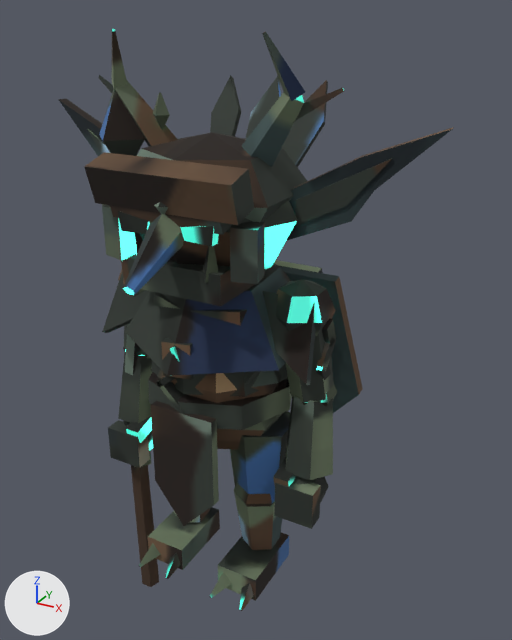
A saved change to the glTF model assets/models/goblin_shaman.glb.
The view is the same before and after, from a 50 mm lens placed at (0.742, -1.195, 1.236), pointed at (0.053, 0.058, 0.609). The axes (+X, +Y, +Z) are drawn at lower left. The lights are the same throughout. The picture after the commit comes second. Vertices at exactly the same position are counted once.

The first picture shows 'GoblinShamanMesh'.
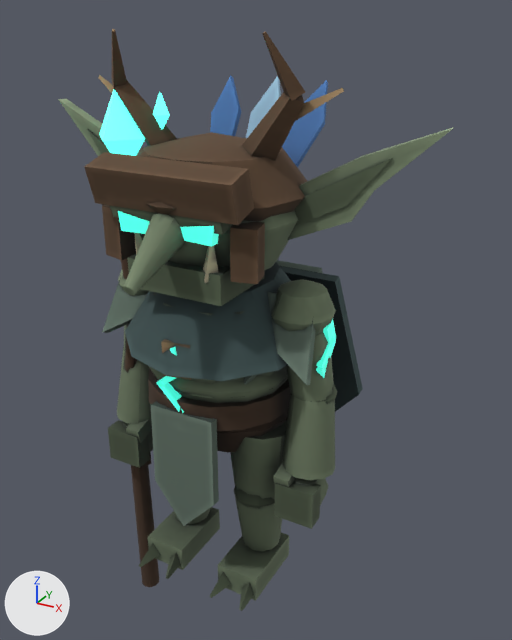
Location of each change, [x1, y1, x2, y2] in pixels of the pictures (512 x 640 px):
part 1 of me_goblinshamanmesh, added: after [117, 132, 337, 587]
part 2 of me_goblinshamanmesh, surface changed: [58, 29, 454, 611] in both

What the commit changed:
me_goblinshamanmesh is used by ob_goblinshamanmesh; location (0.0, 0.0, 0.0).
me_goblinshamanmesh had 905 vertices, 1490 faces and spanned x -0.442..0.442, y -0.306..0.261, z -0.19..1.202.
me_goblinshamanmesh now has 1322 vertices, 2324 faces and spans x -0.442..0.442, y -0.306..0.261, z -0.19..1.202.
me_goblinshamanmesh part 1: 417 vertices added at x -0.276..0.276, y -0.305..0.2, z -0.19..0.989.
me_goblinshamanmesh part 2: 713 kept faces spanning x -0.442..0.442, y -0.211..0.261, z 0.0..1.202 get new texture (UV) coordinates.
